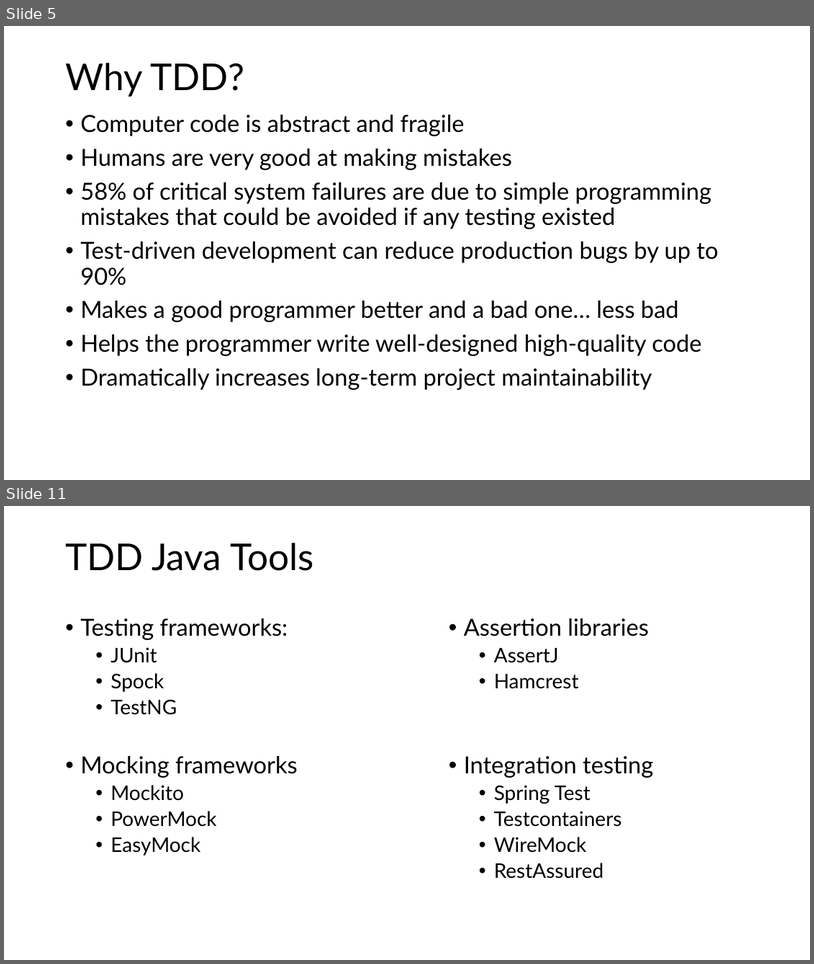
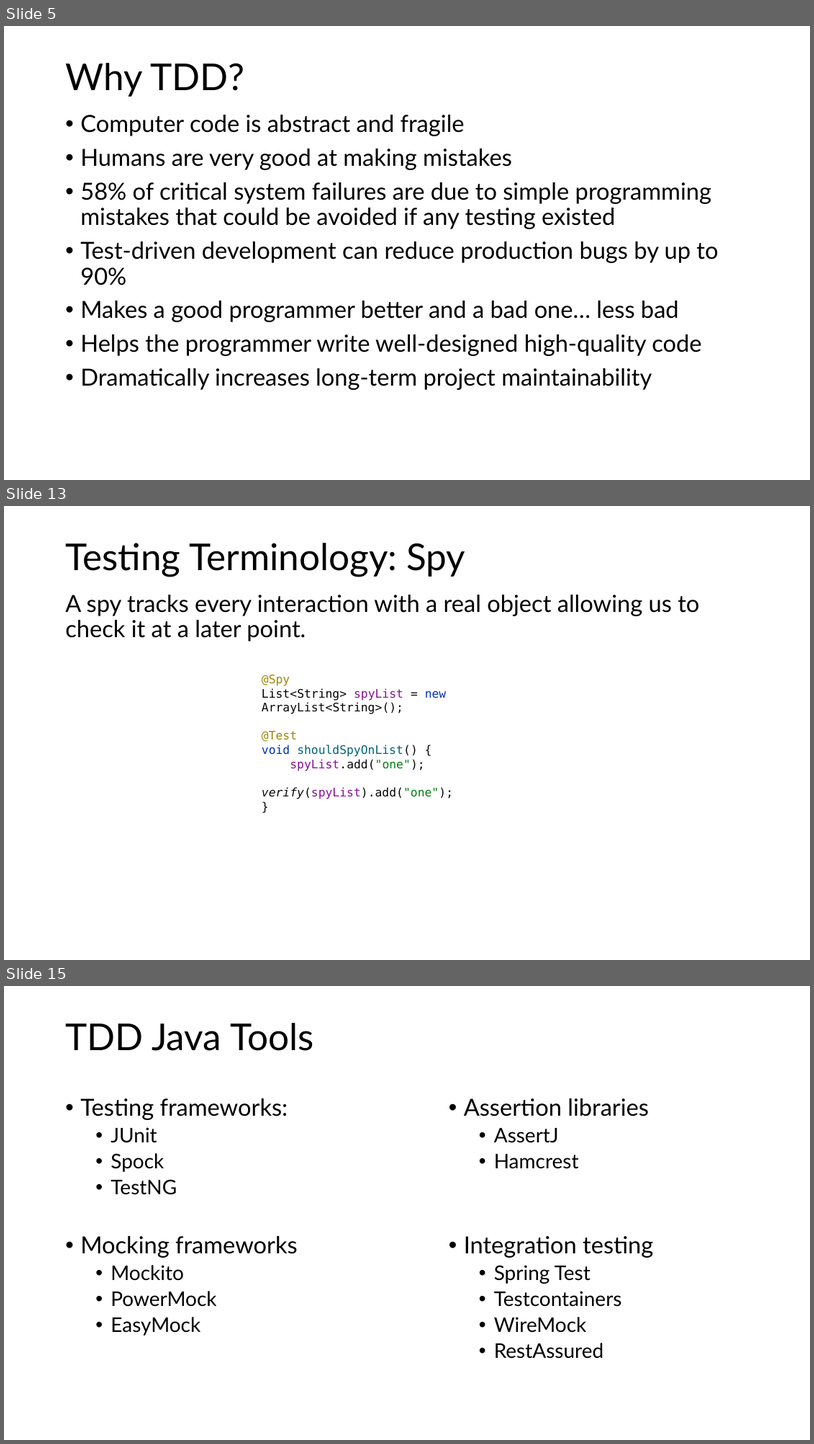
Before and after one commit to G2HJei/tdd-birthday-emails, a slide deck: Test-Driven Development.pptx. Shown one above the other, each under a label of ours: slides 5 and 11 before the commit, slides 5, 13 and 15 after it; the slides between them are not shown. The pictures are 814x964 and 814x1444 pixels, drawn with LibreOffice and Linux fonts; fonts in the diff are those of the drawing. Boxes give left, top, right and bottom in pixels: in the first picture for what was removed or moved away, otherwise in the second. Text is boxed around its words. In the diff, an @@ line names an element or a change of style, - is before the commit and + after.

```diff
--- a/Test-Driven Development.pptx
+++ b/Test-Driven Development.pptx
@@ slide 13 added at <box>4,506,810,960</box>, background #FFFFFF @@
@@ text added at <box>65,543,466,577</box>, 44 pt, text #000000 @@
+Testing Terminology: Spy
@@ text added at <box>65,595,700,641</box>, 28 pt, text #000000 @@
+A spy tracks every interaction with a real object allowing us to check it at a later point.
@@ text added at <box>262,674,453,799</box>, 14 pt, text #080808 @@
+@Spy
+List<String> spyList = new ArrayList<String>();
+@Test
+void shouldSpyOnList() {
+spyList.add("one");
+verify(spyList).add("one");
+}
@@ what was slide 11 is now slide 15 @@
```
Also in this commit, not shown: 7 slides changed, 4 other slides added, 1 slide removed, 1 other file.
